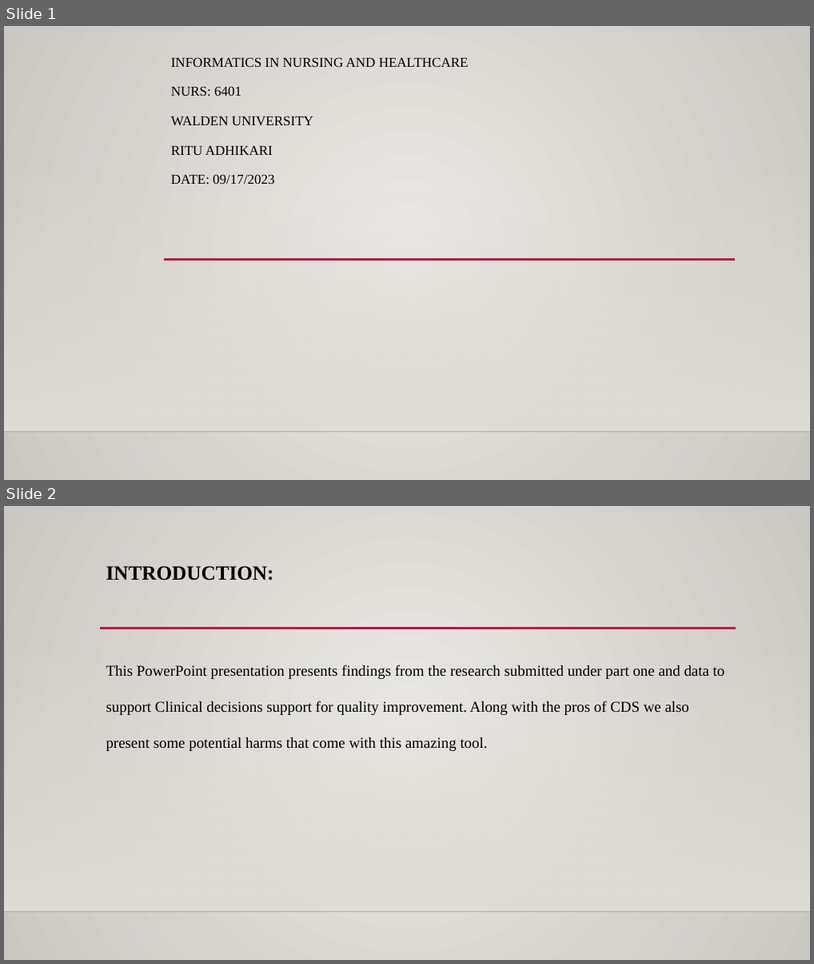
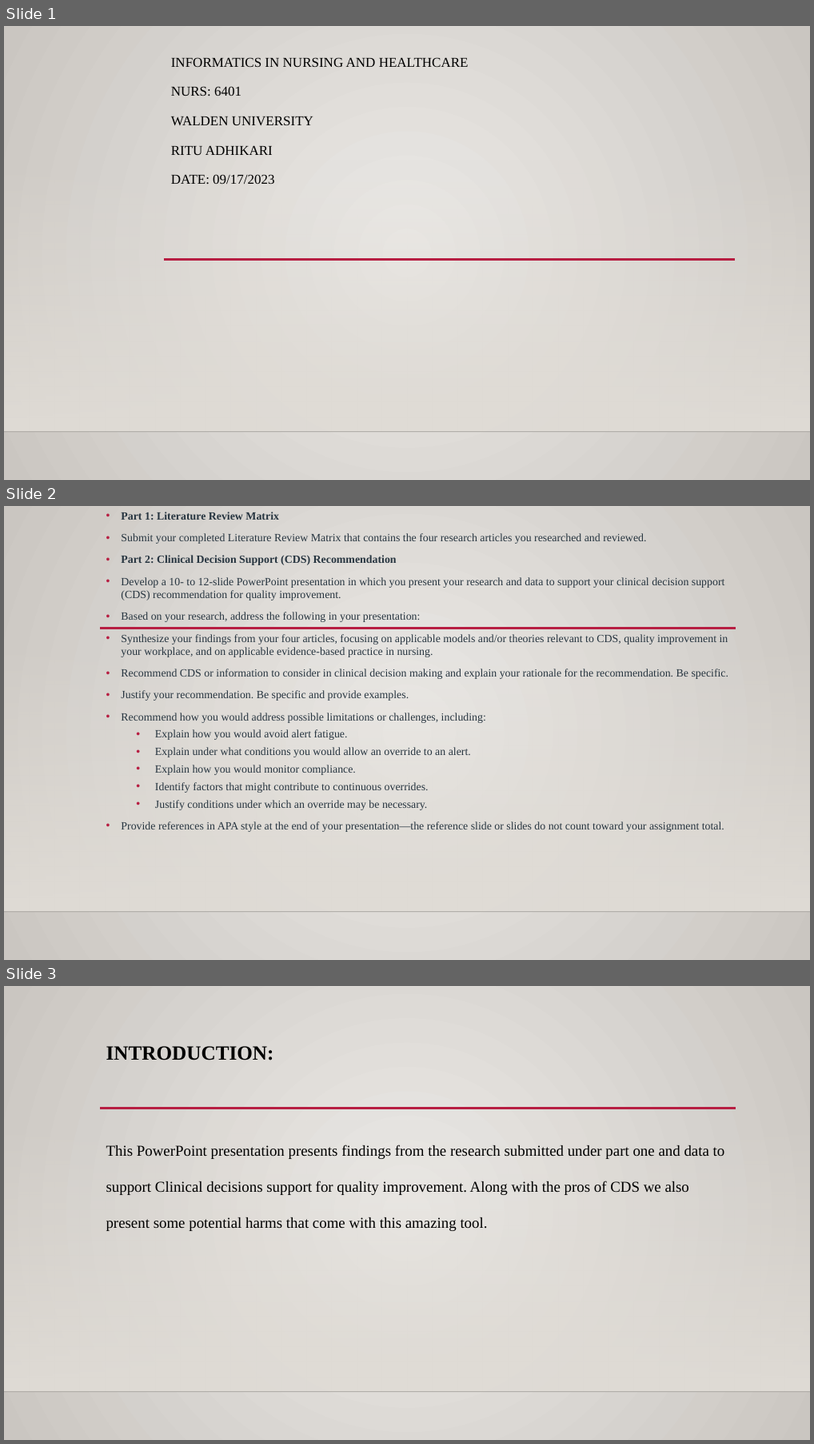
Before and after one commit to ritu2046/WALDEN_NURS_6401C_Informatics_in_Nursing, a slide deck: WK3 Assgn_Adhikari_R_powerpoint.pptx. Shown one above the other, each under a label of ours: slides 1 and 2 before the commit, slides 1, 2 and 3 after it. The pictures are 814x964 and 814x1444 pixels, drawn with LibreOffice and Linux fonts; fonts in the diff are those of the drawing; background and template pictures are left out. Boxes give left, top, right and bottom in pixels: in the first picture for what was removed or moved away, otherwise in the second. Text is boxed around its words. In the diff, an @@ line names an element or a change of style, - is before the commit and + after.

```diff
--- a/WK3 Assgn_Adhikari_R_powerpoint.pptx
+++ b/WK3 Assgn_Adhikari_R_powerpoint.pptx
@@ slide 2 added at bbox=[4, 506, 810, 960], background gradient #ECEAE7 to #CAC7C1; not listed: 3 template elements that a slide beside it also shows @@
@@ text added at bbox=[121, 512, 730, 832], 13.2 pt, text #273540 @@
+• Part 1: Literature Review Matrix
+• Submit your completed Literature Review Matrix that contains the four research articles you researched and reviewed.
+• Part 2: Clinical Decision Support (CDS) Recommendation
+• Develop a 10- to 12-slide PowerPoint presentation in which you present your research and data to support your clinical decision support (CDS) recommendation for quality improvement.
+• Based on your research, address the following in your presentation:
+• Synthesize your findings from your four articles, focusing on applicable models and/or theories relevant to CDS, quality improvement in your workplace, and on applicable evidence-based practice in nursing.
+• Recommend CDS or information to consider in clinical decision making and explain your rationale for the recommendation. Be specific.
+• Justify your recommendation. Be specific and provide examples.
+• Recommend how you would address possible limitations or challenges, including:
+  • Explain how you would avoid alert fatigue.
+  • Explain under what conditions you would allow an override to an alert.
+  • Explain how you would monitor compliance.
+  • Identify factors that might contribute to continuous overrides.
+  • Justify conditions under which an override may be necessary.
+• Provide references in APA style at the end of your presentation—the reference slide or slides do not count toward your assignment total.
@@ what was slide 2 is now slide 3 @@
```
Also in this commit, not shown: 12 other files.
